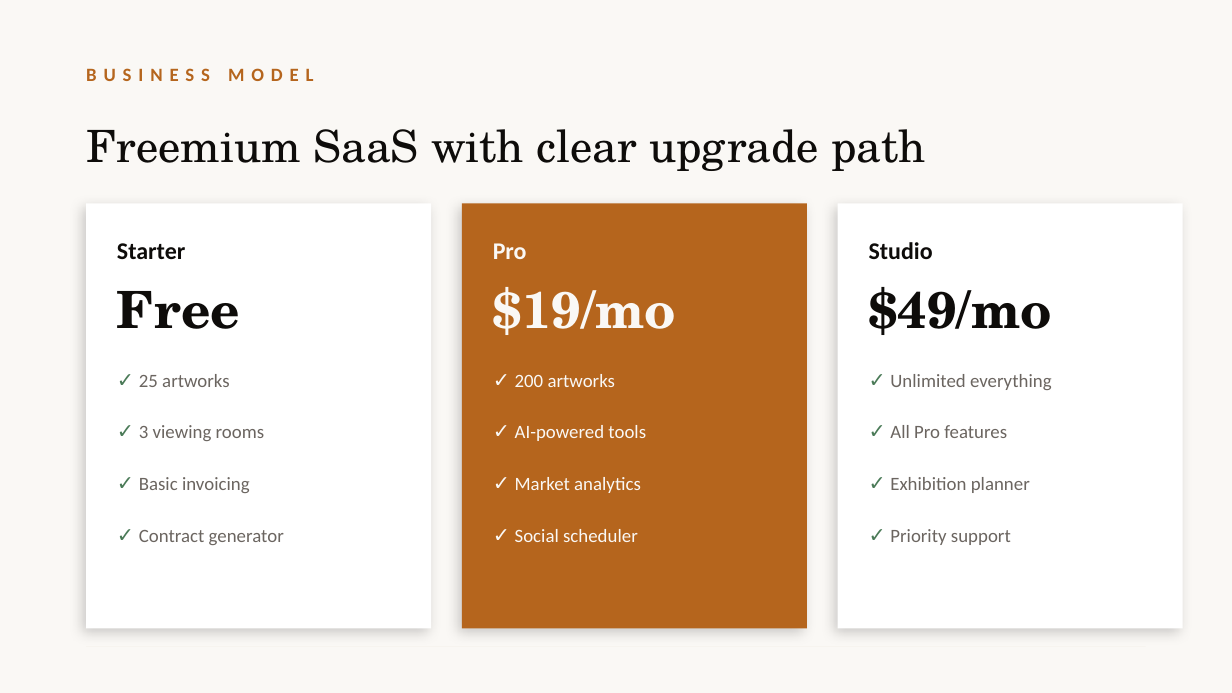
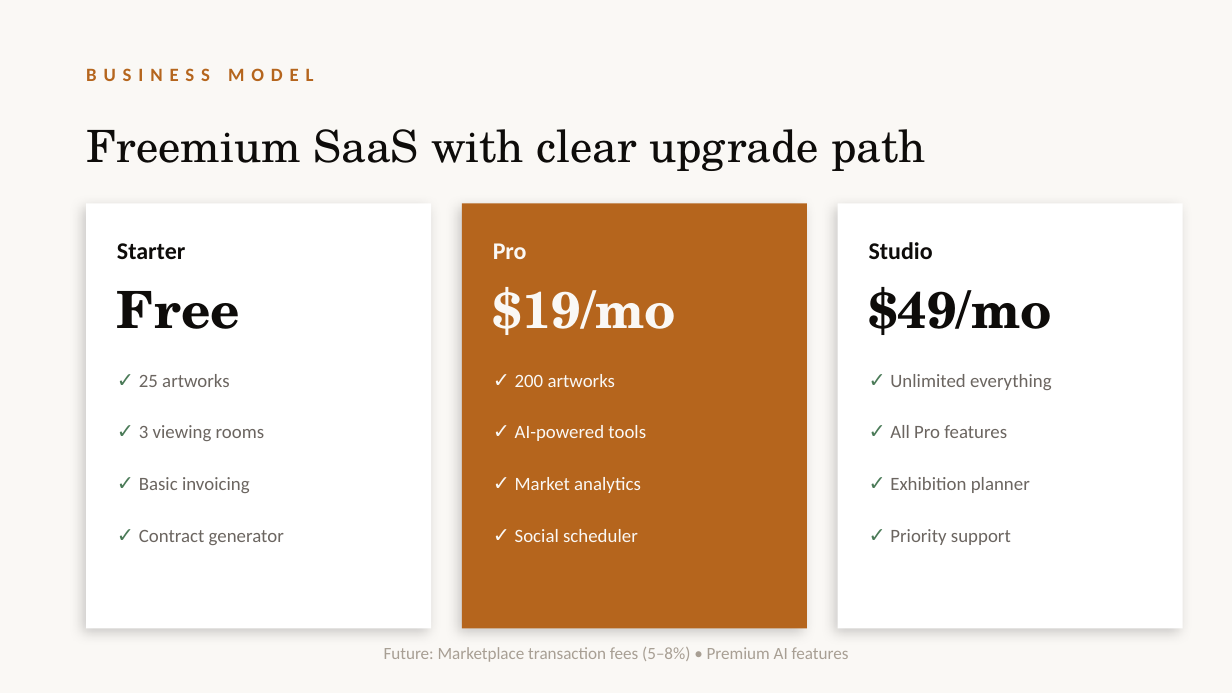
Before and after one commit to Wadjet-7/artistos-mvp, a slide deck: slide 7 of ArtistOS-PitchDeck.pptx. Drawn at 1232x693 pixels with LibreOffice and Linux fonts; fonts in the diff are those of the drawing. Boxes give left, top, right and bottom in pixels: in the first picture for what was removed or moved away, otherwise in the second. Text is boxed around its words. In the diff, an @@ line names an element or a change of style, - is before the commit and + after.

```diff
--- a/ArtistOS-PitchDeck.pptx
+++ b/ArtistOS-PitchDeck.pptx
@@ text "Future: Marketplace transaction fees (5–8%) ..." moved from (x1=86, y1=647, x2=1146, y2=647) to (x1=384, y1=647, x2=849, y2=662) @@
@@ text "Future: Marketplace transaction fees (5–8%) ..." at (x1=384, y1=647, x2=849, y2=662): fill #F2EDE6 to none @@
@@ text at (x1=384, y1=647, x2=849, y2=662): text added @@
+Future: Marketplace transaction fees (5–8%) • Premium AI features
```
Also in this commit, not shown: 2 other slides changed, 22 other files.
